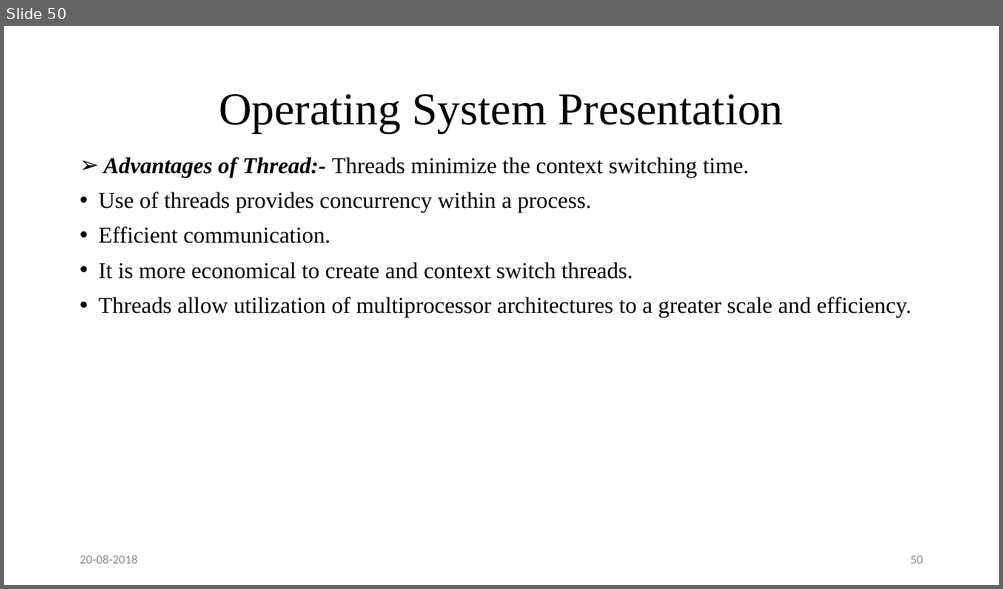
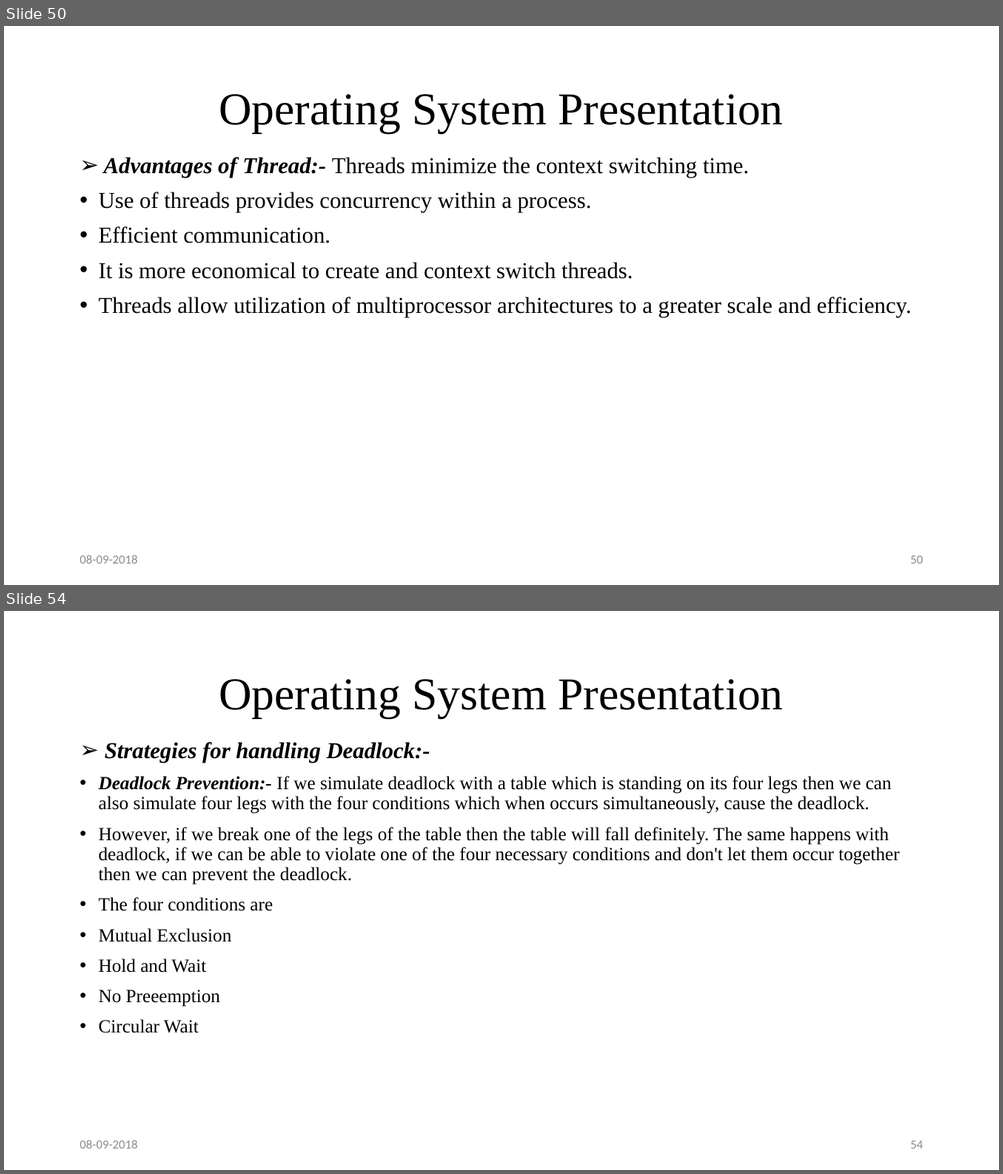
Before and after one commit to sumonkarmakar/Presentation, a slide deck: Operating System Presentation.pptx. Shown one above the other, each under a label of ours: slide 50 before the commit, slides 50 and 54 after it; the slides between them are not shown. The pictures are 1003x589 and 1003x1174 pixels, drawn with LibreOffice and Linux fonts; fonts in the diff are those of the drawing. Boxes give left, top, right and bottom in pixels: in the first picture for what was removed or moved away, otherwise in the second. Text is boxed around its words. In the diff, an @@ line names an element or a change of style, - is before the commit and + after.

```diff
--- a/Operating System Presentation.pptx
+++ b/Operating System Presentation.pptx
@@ slide 54 added at [4,611,999,1170], background #FFFFFF @@
@@ title added at [219,679,782,718], 44 pt, text #000000 @@
+Operating System Presentation
@@ text added at [99,742,899,1034], 18 pt, text #000000 @@
+➢ Strategies for handling Deadlock:-
+• Deadlock Prevention:- If we simulate deadlock with a table which is standing on its four legs then we can also simulate four legs with the four conditions which when occurs simultaneously, cause the deadlock.
+• However, if we break one of the legs of the table then the table will fall definitely. The same happens with deadlock, if we can be able to violate one of the four necessary conditions and don't let them occur together then we can prevent the deadlock.
+• The four conditions are
+• Mutual Exclusion
+• Hold and Wait
+• No Preeemption
+• Circular Wait
@@ text added at [79,1140,137,1149], 12 pt, text #8C8C8C @@
+08-09-2018
@@ page number added at [910,1141,922,1149], 12 pt, text #8C8C8C @@
+54
@@ slide 50 changed as well @@
@@ text at [79,555,137,564]: text changed @@
-20-08-2018
+08-09-2018
```
Also in this commit, not shown: 50 other slides changed, 85 other slides added.
